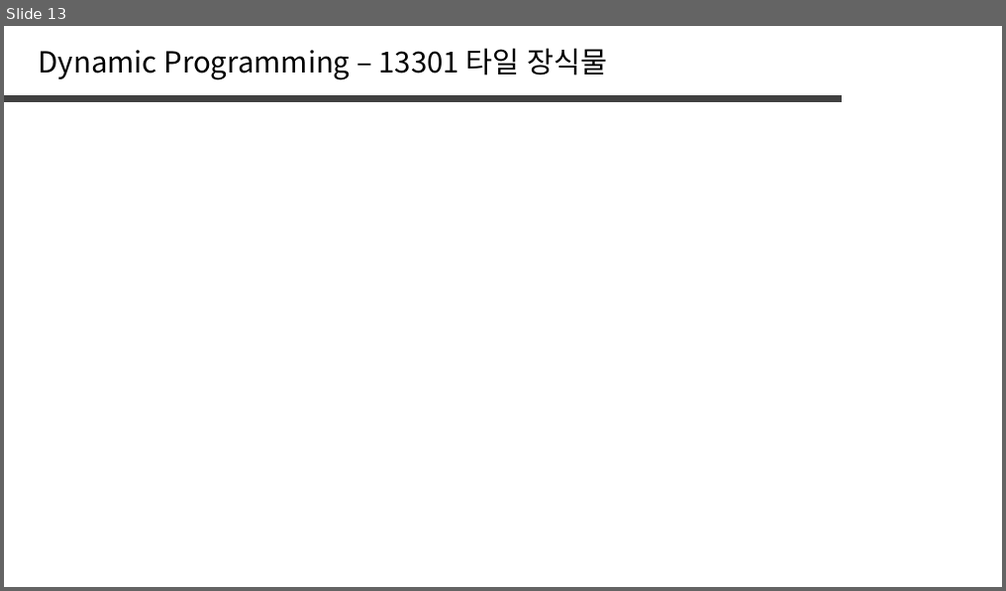
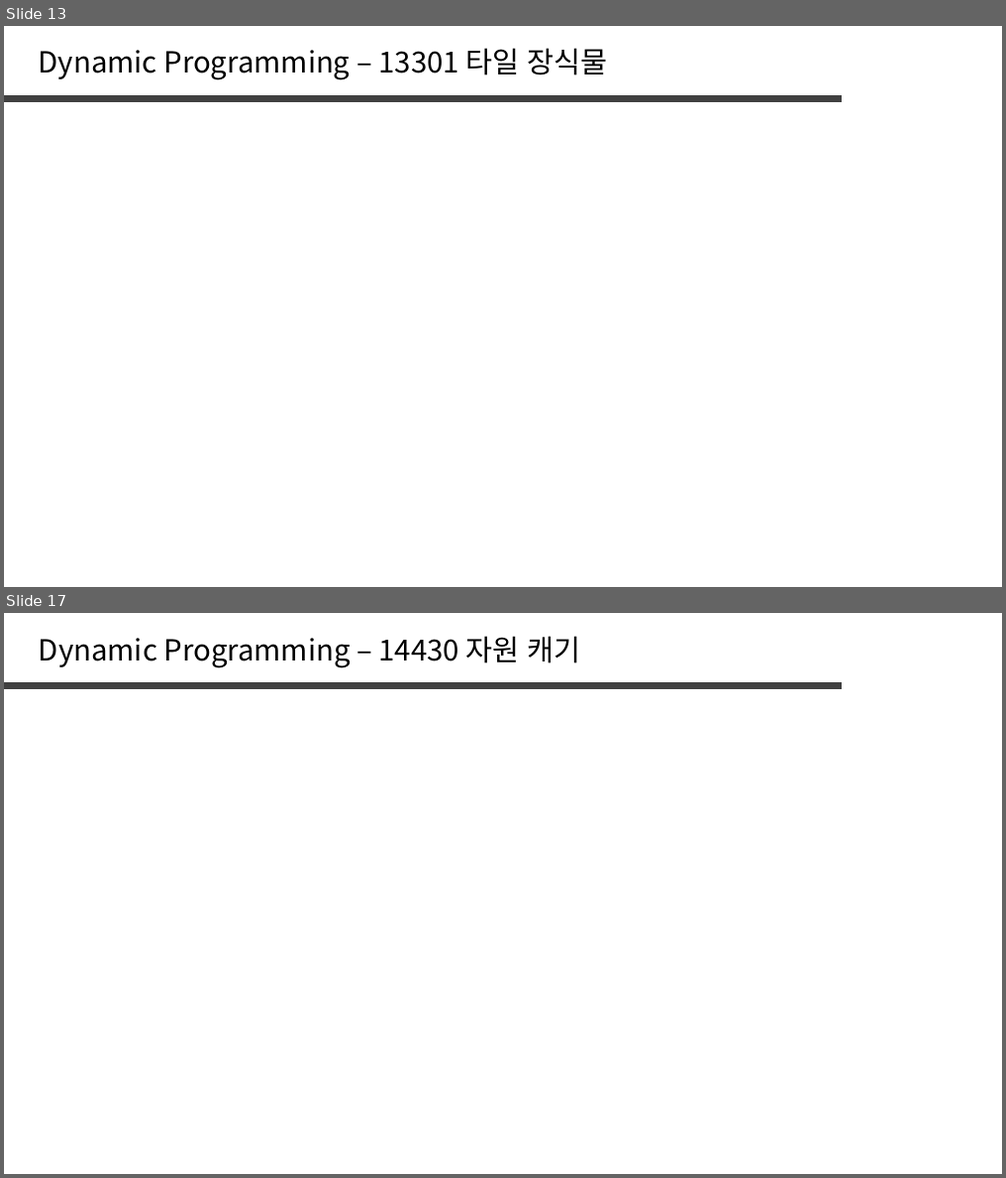
Before and after one commit to jaehoo1/PS-study, a slide deck: study/5_Dynamic Programming.pptx. Shown one above the other, each under a label of ours: slide 13 before the commit, slides 13 and 17 after it; the slides between them are not shown. The pictures are 1006x591 and 1006x1178 pixels, drawn with LibreOffice and Linux fonts; fonts in the diff are those of the drawing. Boxes give left, top, right and bottom in pixels: in the first picture for what was removed or moved away, otherwise in the second. Text is boxed around its words. In the diff, an @@ line names an element or a change of style, - is before the commit and + after.

```diff
--- a/study/5_Dynamic Programming.pptx
+++ b/study/5_Dynamic Programming.pptx
@@ slide 17 added at box(4, 613, 1002, 1174), background #FFFFFF @@
@@ text added at box(39, 636, 581, 668), 28 pt, text #000000 @@
+Dynamic Programming – 14430 자원 캐기
@@ line added from (4, 685) to (843, 685), #404040 6 pt @@
```
Also in this commit, not shown: 1 slide changed, 7 other slides added, 19 slides removed.
